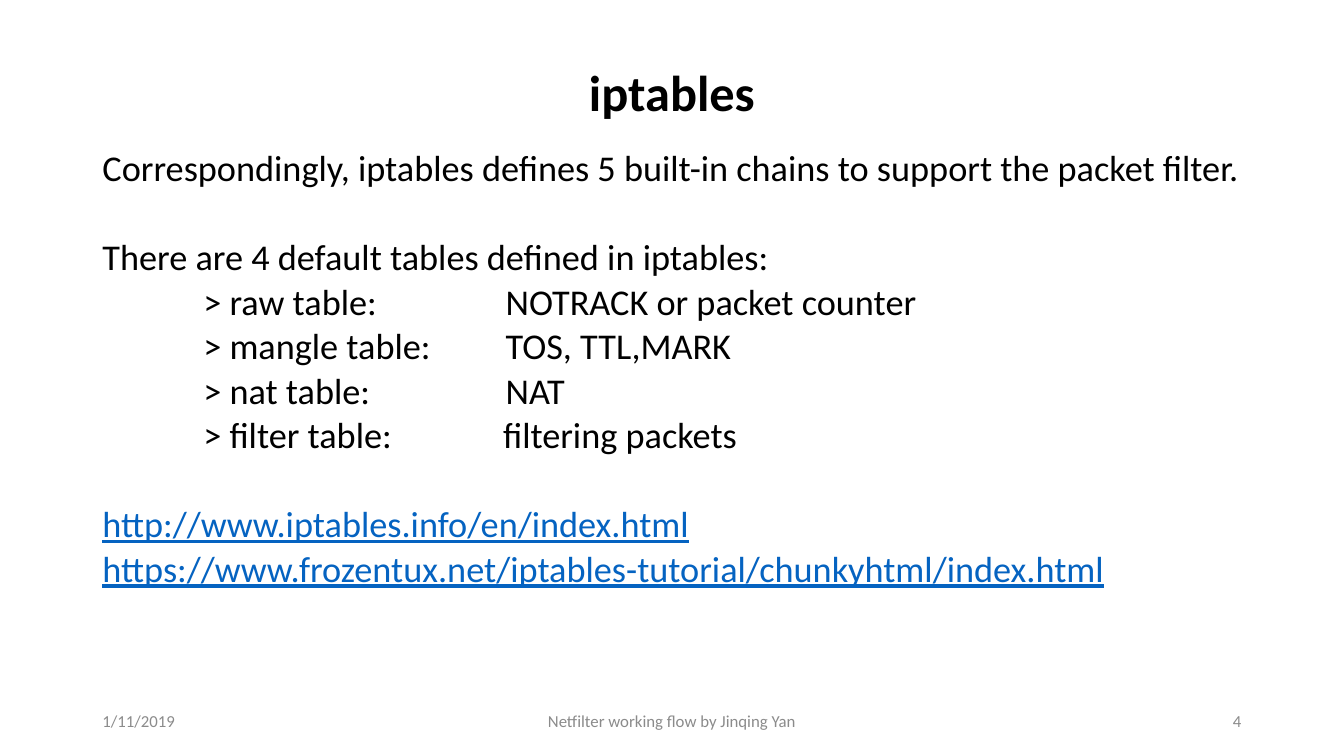
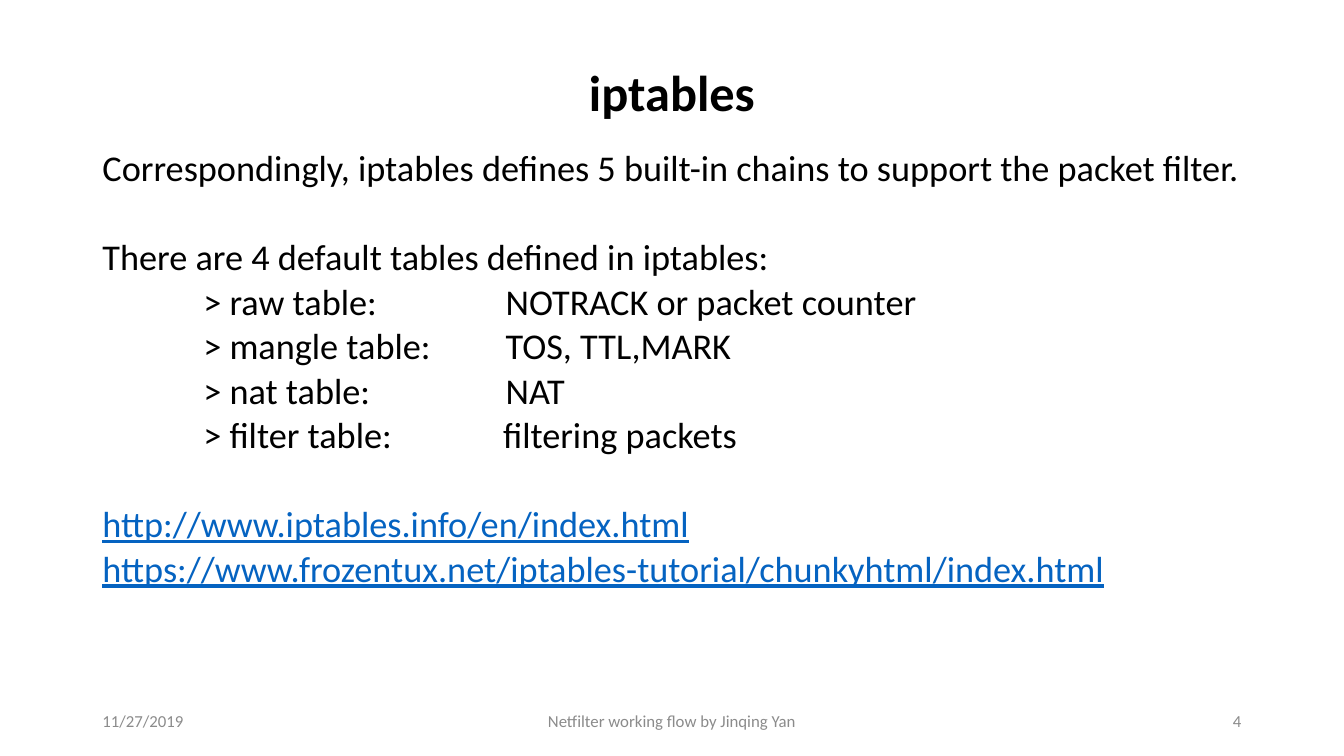
Before and after one commit to odking/mecome, a slide deck: slide 4 of docs/netfilter/netfilter.pptx. Drawn at 1344x756 pixels with LibreOffice and Linux fonts; fonts in the diff are those of the drawing. Boxes give left, top, right and bottom in pixels: in the first picture for what was removed or moved away, otherwise in the second. Text is boxed around its words. In the diff, an @@ line names an element or a change of style, - is before the commit and + after.

```diff
--- a/docs/netfilter/netfilter.pptx
+++ b/docs/netfilter/netfilter.pptx
@@ text at (102,715,183,728): text changed @@
-1/11/2019
+11/27/2019
```
Also in this commit, not shown: 6 other slides changed, 2 other files.
